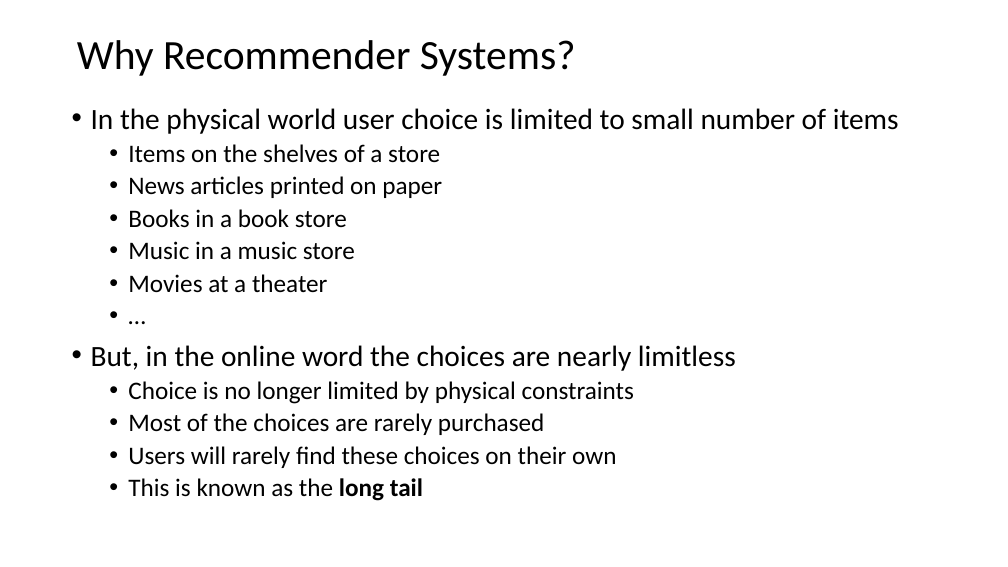
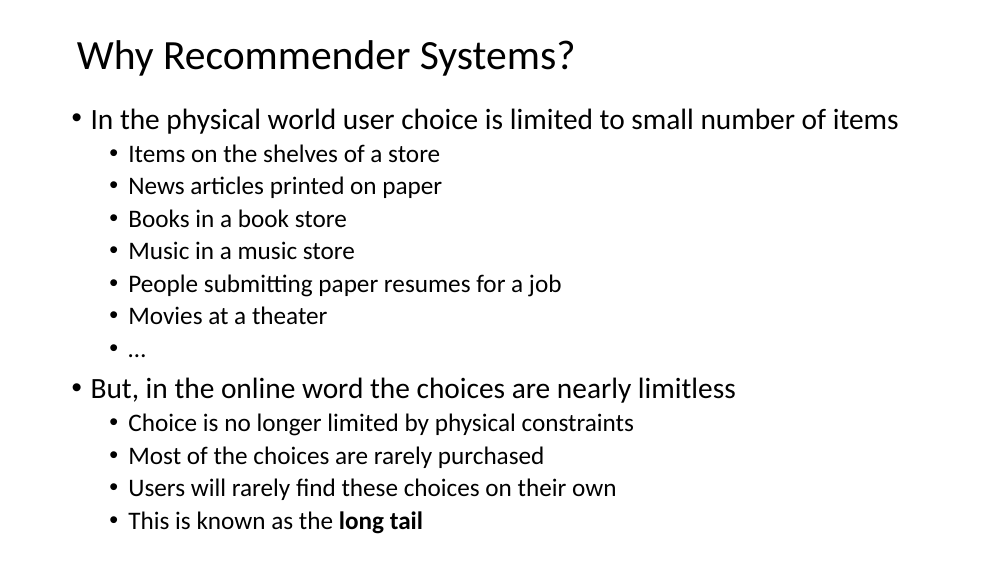
Before and after one commit to StephenElston/CSCI-E-108, a slide deck: slide 3 of slides/8_RecommenderSystems.pptx. Drawn at 1008x567 pixels with LibreOffice and Linux fonts; fonts in the diff are those of the drawing. Boxes give left, top, right and bottom in pixels: in the first picture for what was removed or moved away, otherwise in the second. Text is boxed around its words. In the diff, an @@ line names an element or a change of style, - is before the commit and + after.

```diff
--- a/slides/8_RecommenderSystems.pptx
+++ b/slides/8_RecommenderSystems.pptx
@@ text at [128, 274, 562, 297]: paragraph added @@
+  • People submitting paper resumes for a job
```
Also in this commit, not shown: 2 other slides changed.
